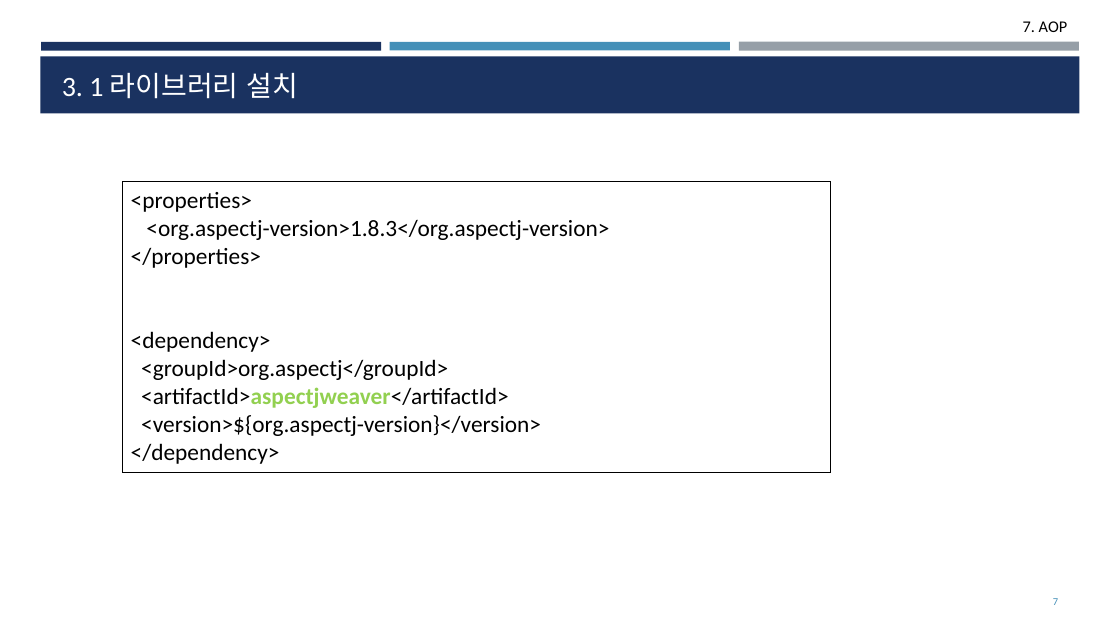
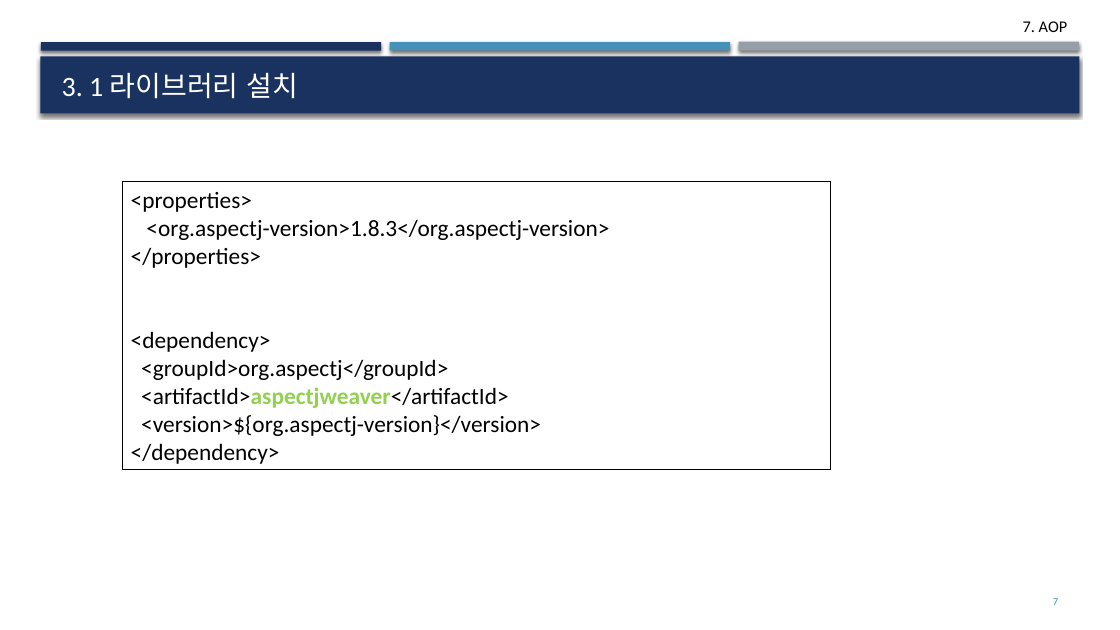
Before and after one commit to deukvely/spring, a slide deck: slide 7 of PPT/07_AOP.pptx. Drawn at 1120x630 pixels with LibreOffice and Linux fonts; fonts in the diff are those of the drawing. Boxes give left, top, right and bottom in pixels: in the first picture for what was removed or moved away, otherwise in the second. Text is boxed around its words. In the diff, an @@ line names an element or a change of style, - is before the commit and + after.

```diff
--- a/PPT/07_AOP.pptx
+++ b/PPT/07_AOP.pptx
@@ shadow on in 4 elements at [41, 42, 381, 50], [739, 42, 1079, 51], [390, 42, 730, 50], [40, 56, 1080, 113] @@
@@ rectangle "<properties>" at [123, 181, 831, 470]: outline #000000 0.75 pt to #000000 0 pt @@
```
Also in this commit, not shown: 20 other slides changed, 9 other files.
